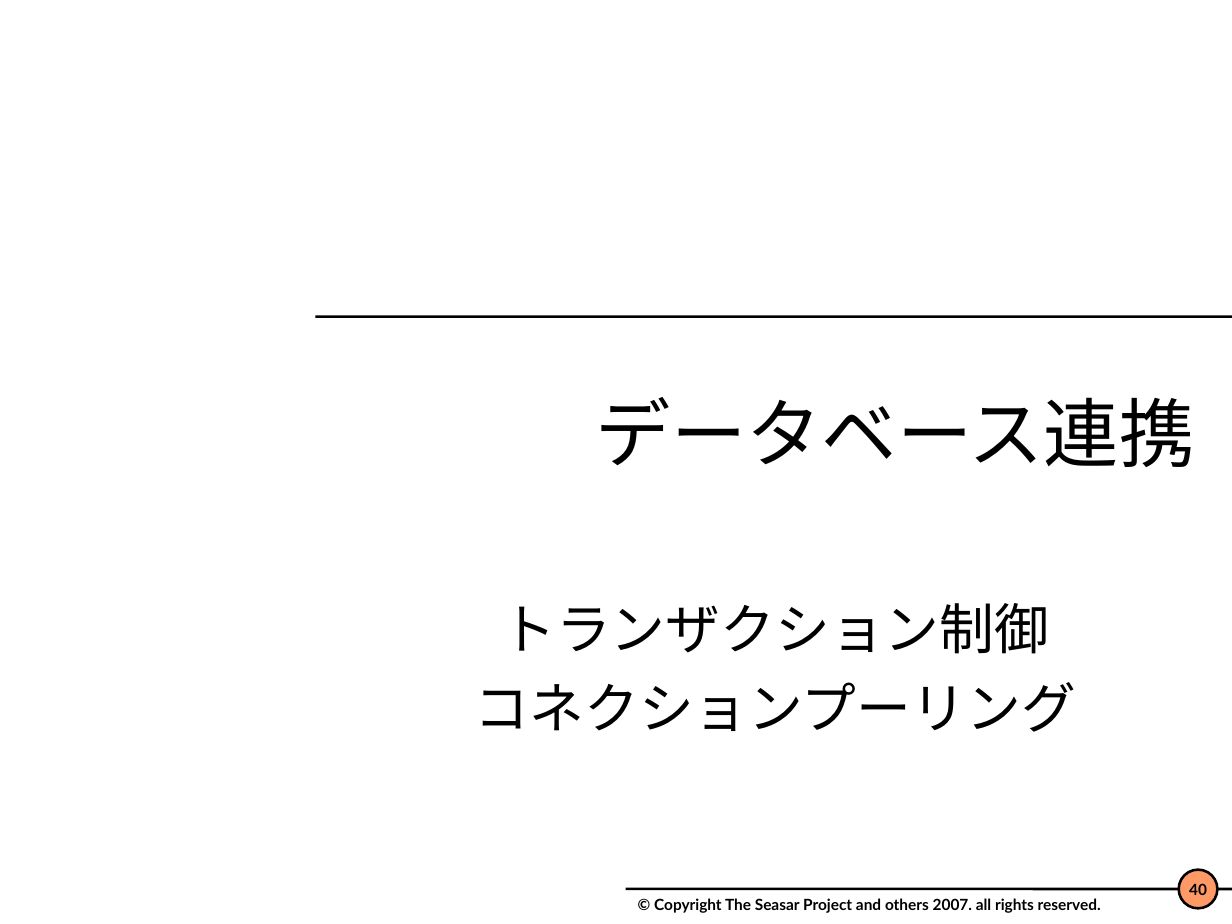
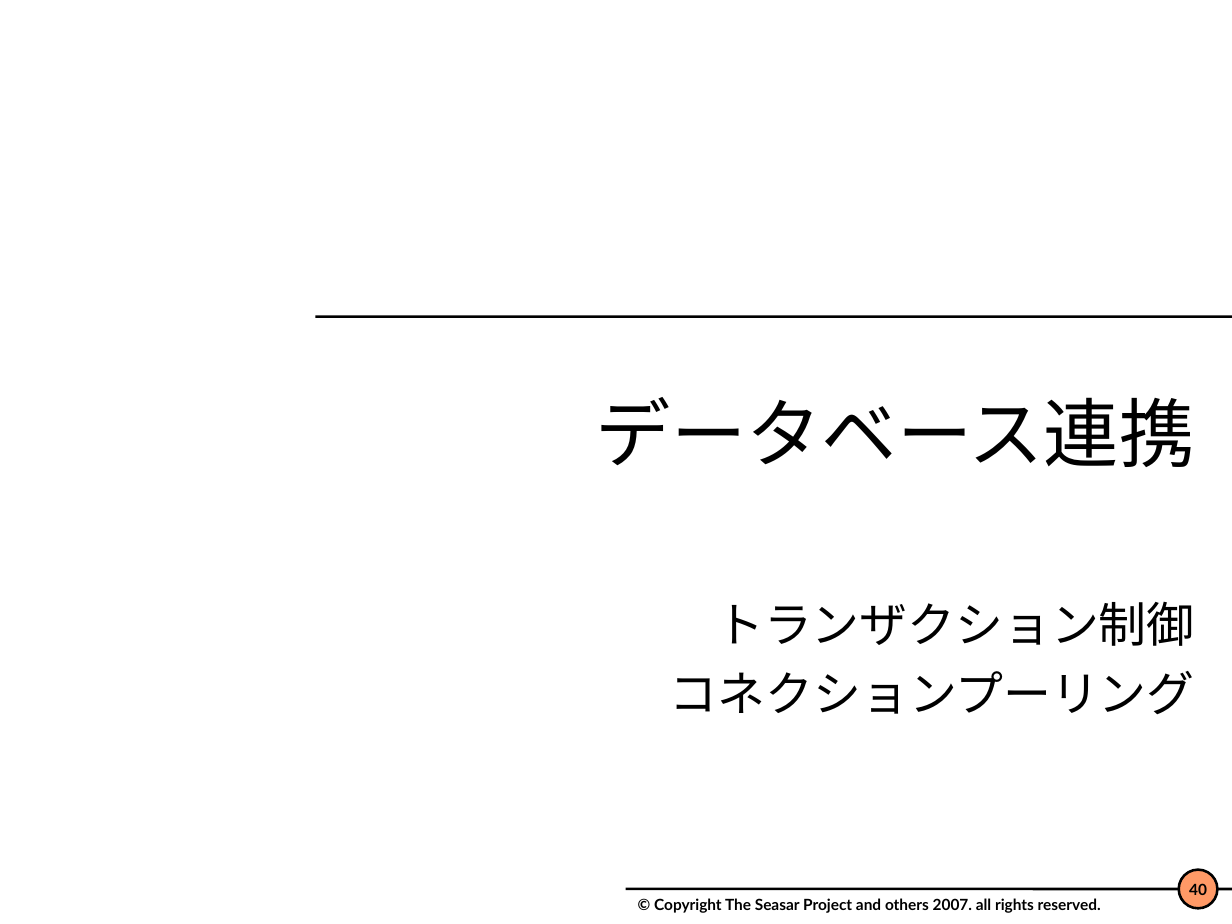
Before and after one commit to svn2github/s2container, a slide deck: slide 40 of trunk/seasar2-tutorial/doc/Seasar2.4.ppt. Drawn at 1232x924 pixels with LibreOffice and Linux fonts; fonts in the diff are those of the drawing; background and template pictures are left out. Boxes give left, top, right and bottom in pixels: in the first picture for what was removed or moved away, otherwise in the second. Text is boxed around its words. In the diff, an @@ line names an element or a change of style, - is before the commit and + after.

```diff
--- a/trunk/seasar2-tutorial/doc/Seasar2.4.ppt
+++ b/trunk/seasar2-tutorial/doc/Seasar2.4.ppt
@@ subtitle "トランザクション制御" at box(670, 602, 1195, 715): size 32 to 28 pt; alignment centre to right; less space between paragraphs @@
```
Also in this commit, not shown: 18 other slides changed, 1 slide added, 2 slides removed.
